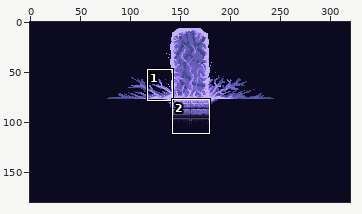
Two states of a sprite sheet, Assets/Art/Menu BG.png. Above, an overview of the earlier version with the close-up marked.
Close-up. Before:
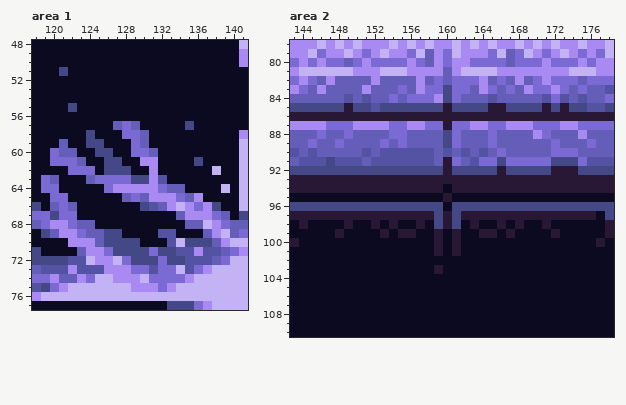
The file is 320x180 pixels. Shown: area 1: x 118..141, y 48..77; area 2: x 143..178, y 78..110. The commit also changed other parts of the picture, which this record leaves out.
And afterwards:
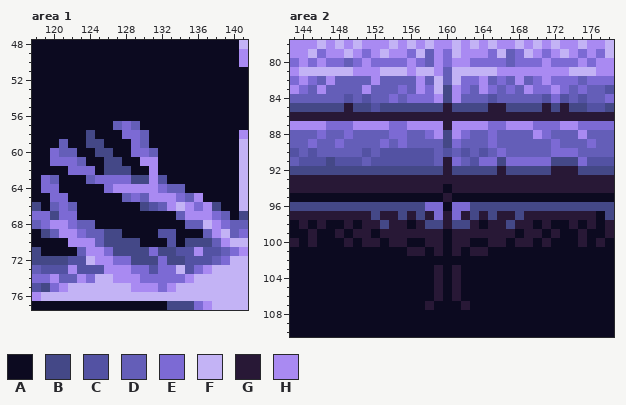
Palette (. is transparent): A #0c0a20  B #444887  C #5352a3  D #645eb8  E #7c6ad4  F #c3b3f5  G #281836  H #a98af2
Difference:
Area 1:
Colour B becomes colour A in row 51 at x 121; in row 55 at x 122; in row 57 at x 135; in row 61 at x 136.
Colour F becomes colour A in row 62 at x 138; in row 64 at x 139; in row 70 at x 134.
Colour F becomes colour E in row 72 at x 127; in row 74 at x 130.
Area 2:
Colour A becomes colour B in row 98 at x 153, 158, 162 and 167.
Colour G becomes colour B in row 97 at x 152, 155, 157, 163, 165 and 168.
Colour B becomes colour E in row 96 at x 158 to 159 and 161 to 162; in row 97 at x 159 and 161.
Colour D becomes colour E in row 88 at x 158 and 162.
Colour E becomes colour F in row 82 at x 159 and 161; in row 83 at x 159.
Colour H becomes colour F in row 81 at x 157 to 158 and 161.
Colour A becomes colour G in row 98 at x 146, 151, 155, 165, 169, 174 and 176; in row 99 at x 145, 150 to 151, 154, 157 to 158, 162 to 163, 166, 169 to 170 and 175; in row 100 at x 145, 149, 151 to 152, 154 to 155, 158, 162, 165 to 166, 168 to 169, 171 and 175; in row 101 at x 156 to 157 and 163 to 164; in row 103 at x 161; in rows 104 to 106 at x 159 and 161.
Colour A becomes colour G in row 107 at x 158 and 162.
Colour D becomes colour H in row 88 at x 159.
Colour E becomes colour H in rows 83 to 84 at x 161; in row 87 at x 158 to 159 and 161 to 162; in row 88 at x 161.
Boxes around the changes in both close-ups, in picture pixels (x1, y1, x2, y2):
changed: (59, 67, 77, 112)
changed: (185, 121, 230, 193)
changed: (113, 238, 185, 283)
changed: (416, 67, 470, 139)
changed: (308, 202, 596, 310)
